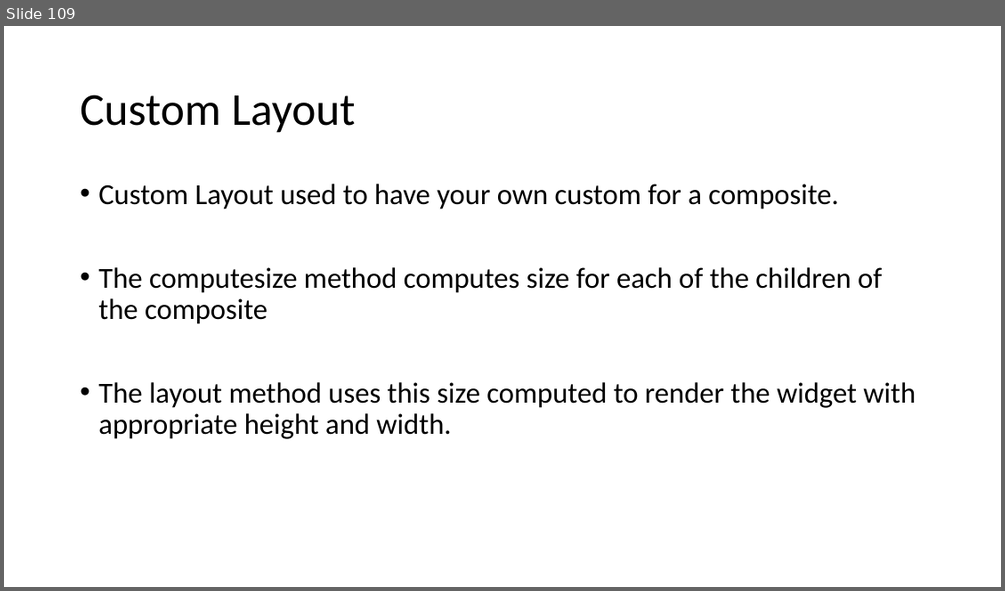
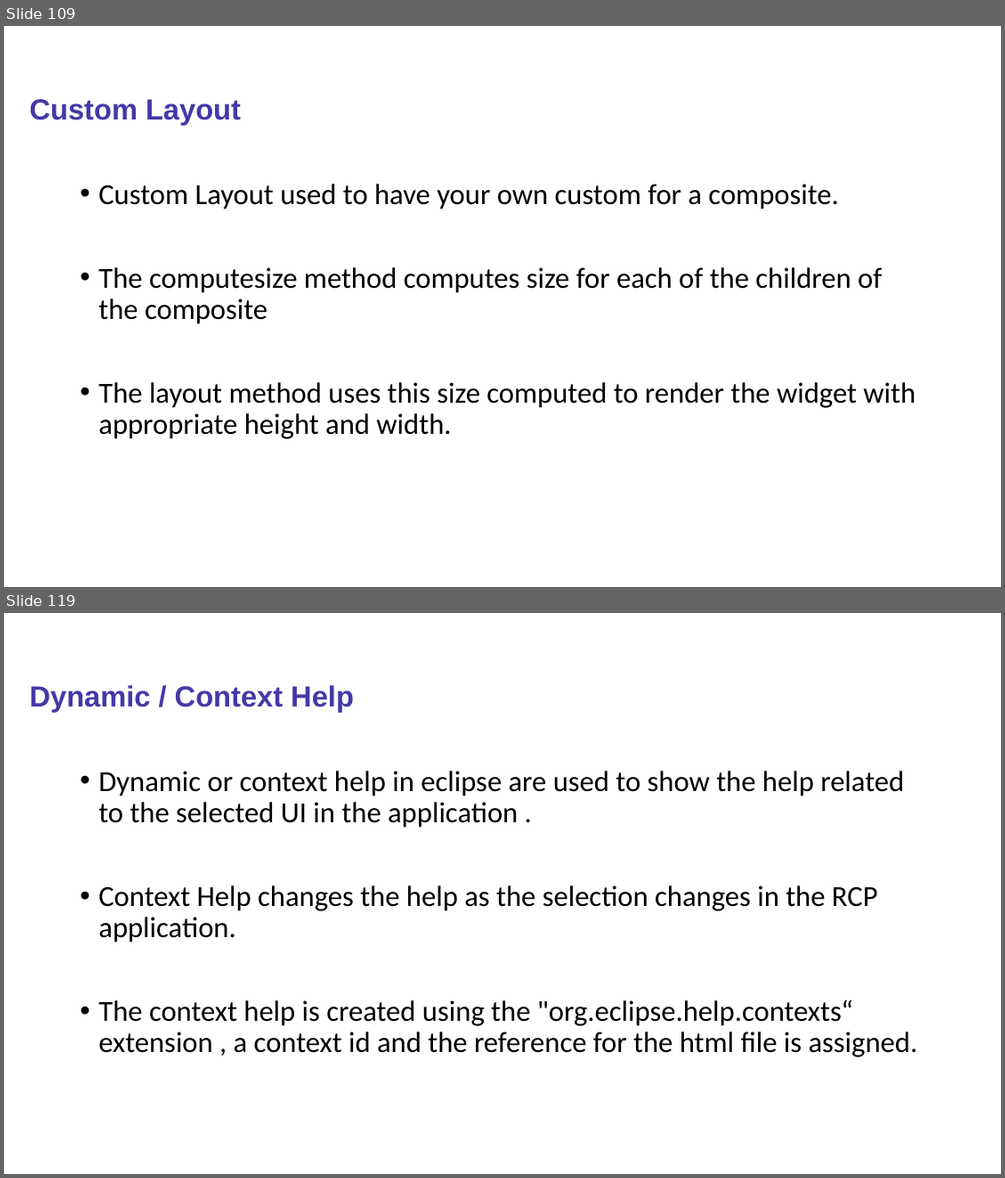
Before and after one commit to sabir123/RCP.Presentations, a slide deck: Eclipse_RCP_Training.pptx. Shown one above the other, each under a label of ours: slide 109 before the commit, slides 109 and 119 after it; the slides between them are not shown. The pictures are 1005x591 and 1005x1178 pixels, drawn with LibreOffice and Linux fonts; fonts in the diff are those of the drawing. Boxes give left, top, right and bottom in pixels: in the first picture for what was removed or moved away, otherwise in the second. Text is boxed around its words. In the diff, an @@ line names an element or a change of style, - is before the commit and + after.

```diff
--- a/Eclipse_RCP_Training.pptx
+++ b/Eclipse_RCP_Training.pptx
@@ slide 119 added at bbox=[4, 613, 1001, 1174], background #FFFFFF @@
@@ title added at bbox=[30, 685, 354, 711], 28 pt, text #4538A8, bold @@
+Dynamic / Context Help
@@ text added at bbox=[98, 771, 918, 1057], 28 pt, text #000000 @@
+• Dynamic or context help in eclipse are used to show the help related to the selected UI in the application .
+• Context Help changes the help as the selection changes in the RCP application.
+• The context help is created using the "org.eclipse.help.contexts“ extension , a context id and the reference for the html file is assigned.
@@ slide 109 changed as well @@
@@ title "Custom Layout": place and size @@
-title "Custom Layout" at bbox=[80, 95, 356, 133]
+title "Custom Layout" at bbox=[30, 99, 241, 124]
@@ title "Custom Layout" at bbox=[30, 99, 241, 124]: size 44 to 28 pt, font Calibri to Arial, text colour #000000 to #4538A8, bold on @@
```
Also in this commit, not shown: 101 other slides changed, 36 other slides added.
